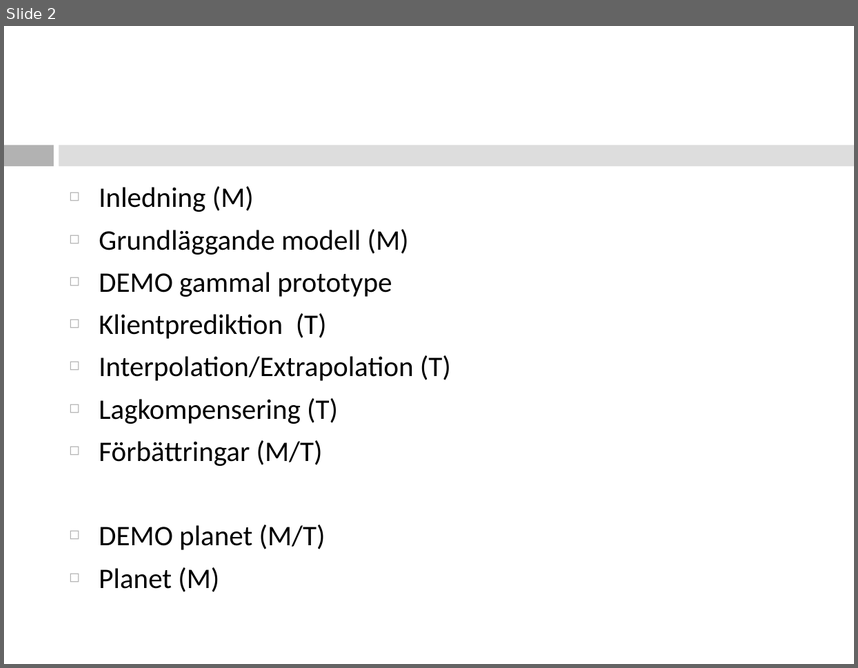
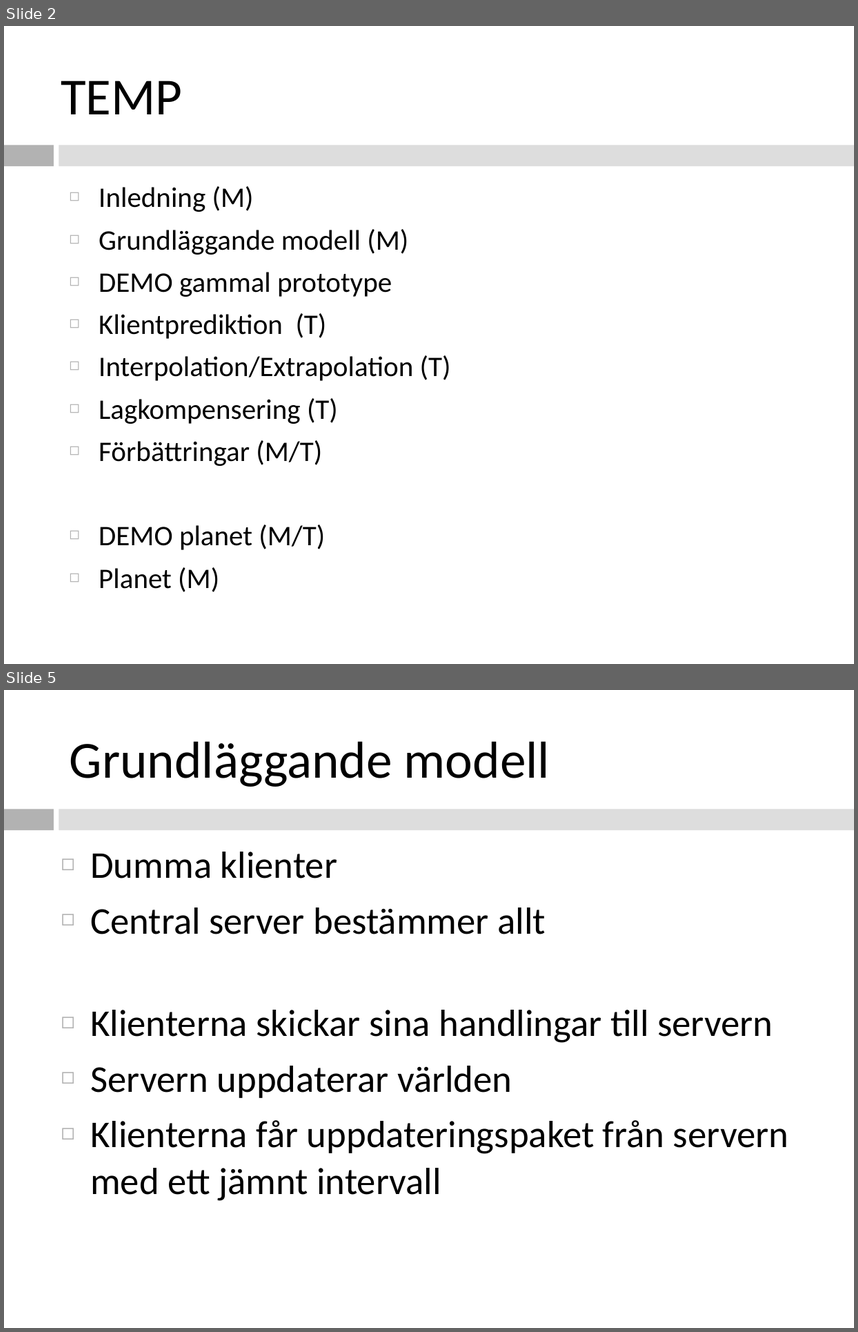
Before and after one commit to southor/planet, a slide deck: presentation/Natverksspel.ppt. Shown one above the other, each under a label of ours: slide 2 before the commit, slides 2 and 5 after it; the slides between them are not shown. The pictures are 858x668 and 858x1332 pixels, drawn with LibreOffice and Linux fonts; fonts in the diff are those of the drawing. Boxes give left, top, right and bottom in pixels: in the first picture for what was removed or moved away, otherwise in the second. Text is boxed around its words. In the diff, an @@ line names an element or a change of style, - is before the commit and + after.

```diff
--- a/presentation/Natverksspel.ppt
+++ b/presentation/Natverksspel.ppt
@@ slide 5 added at box(4, 690, 854, 1328), background #FFFFFF; not listed: 2 template elements that a slide beside it also shows @@
@@ text added at box(70, 741, 550, 787), 44 pt, text #000000 @@
+Grundläggande modell
@@ text added at box(90, 851, 789, 1201), 32 pt, text #000000 @@
+◻ Dumma klienter
+◻ Central server bestämmer allt
+◻ Klienterna skickar sina handlingar till servern
+◻ Servern uppdaterar världen
+◻ Klienterna får uppdateringspaket från servern med ett jämnt intervall
@@ slide 2 changed as well @@
@@ text added at box(61, 81, 183, 114), 44 pt, text #000000 @@
+TEMP
```
Also in this commit, not shown: 1 other slide changed, 5 other slides added, 2 slides removed.
